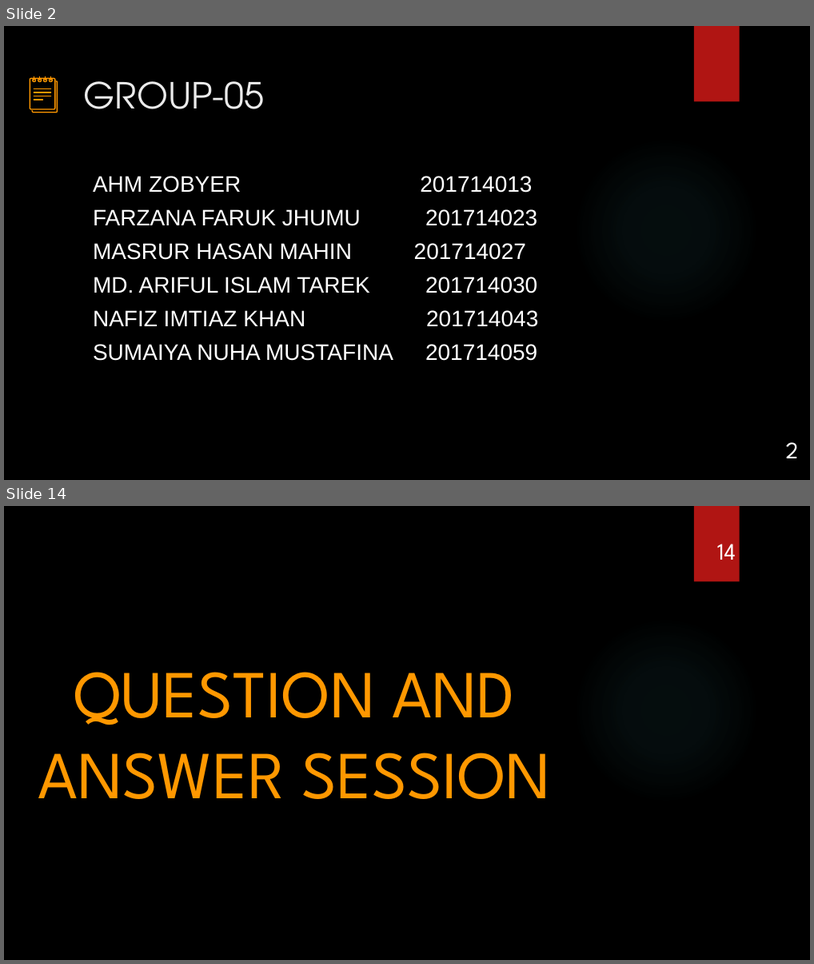
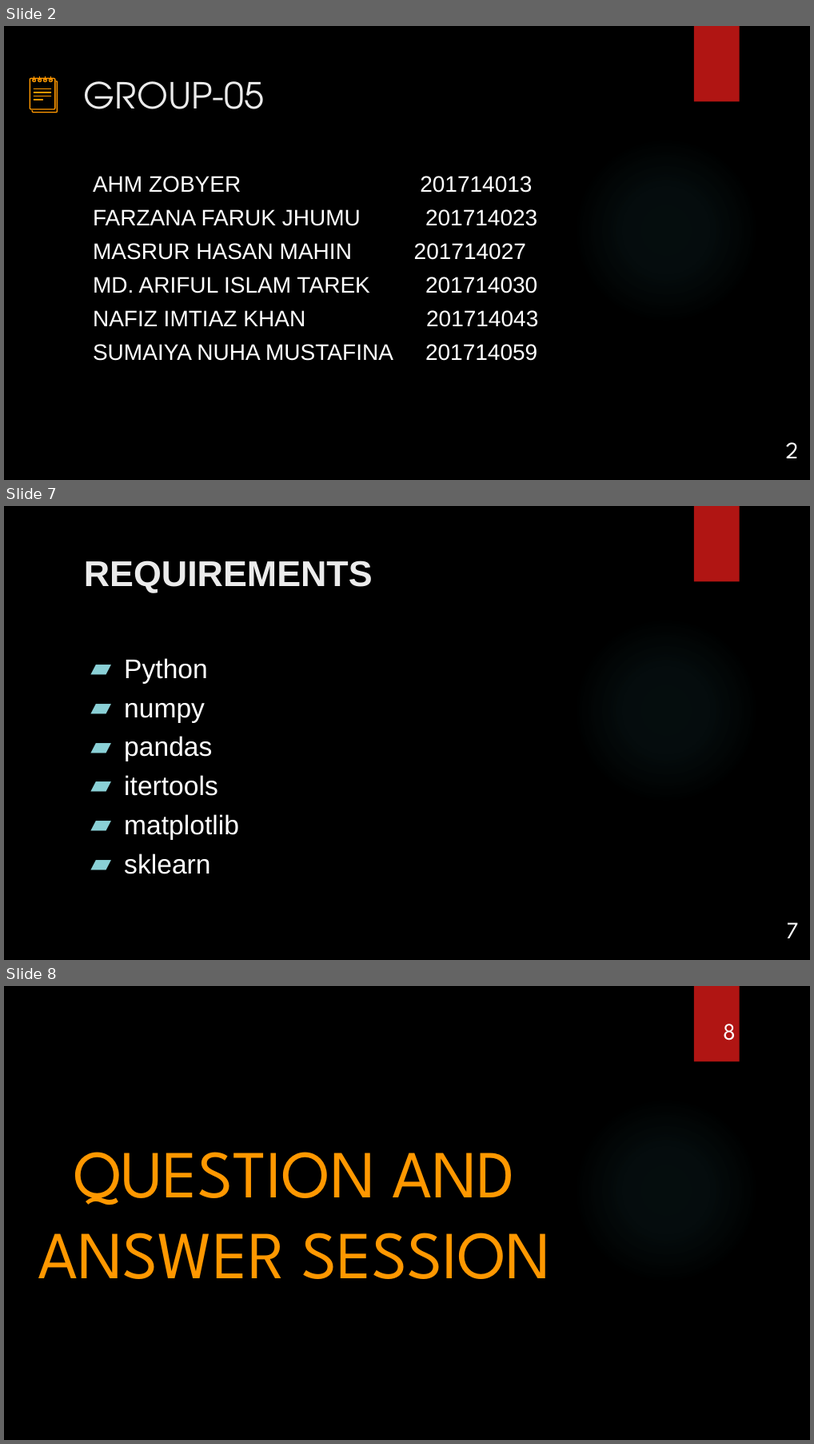
Before and after one commit to Nafiz43/MAAS_WEB, a slide deck: SADD LAB/SADD_initial_1.pptx. Shown one above the other, each under a label of ours: slides 2 and 14 before the commit, slides 2, 7 and 8 after it; the slides between them are not shown. The pictures are 814x964 and 814x1444 pixels, drawn with LibreOffice and Linux fonts; fonts in the diff are those of the drawing; background and template pictures are left out. Boxes give left, top, right and bottom in pixels: in the first picture for what was removed or moved away, otherwise in the second. Text is boxed around its words. In the diff, an @@ line names an element or a change of style, - is before the commit and + after.

```diff
--- a/SADD LAB/SADD_initial_1.pptx
+++ b/SADD LAB/SADD_initial_1.pptx
@@ slide 7 added at (4, 506, 810, 960), background picture (left out); not listed: 2 template elements that a slide beside it also shows @@
@@ title added at (84, 560, 373, 593), 32 pt, text #EBEBEB, bold @@
+REQUIREMENTS
@@ text added at (124, 658, 239, 874), 24 pt, text #FFFFFF @@
+▰ Python
+▰ numpy
+▰ pandas
+▰ itertools
+▰ matplotlib
+▰ sklearn
@@ page number added at (786, 922, 798, 938), 21 pt, text #FFFFFF @@
+7
@@ what was slide 14 is now slide 8 @@
@@ page number at (723, 1024, 736, 1040): text changed @@
-14
+8
```
Also in this commit, not shown: 3 slides changed, 1 other slide added, 8 slides removed.
